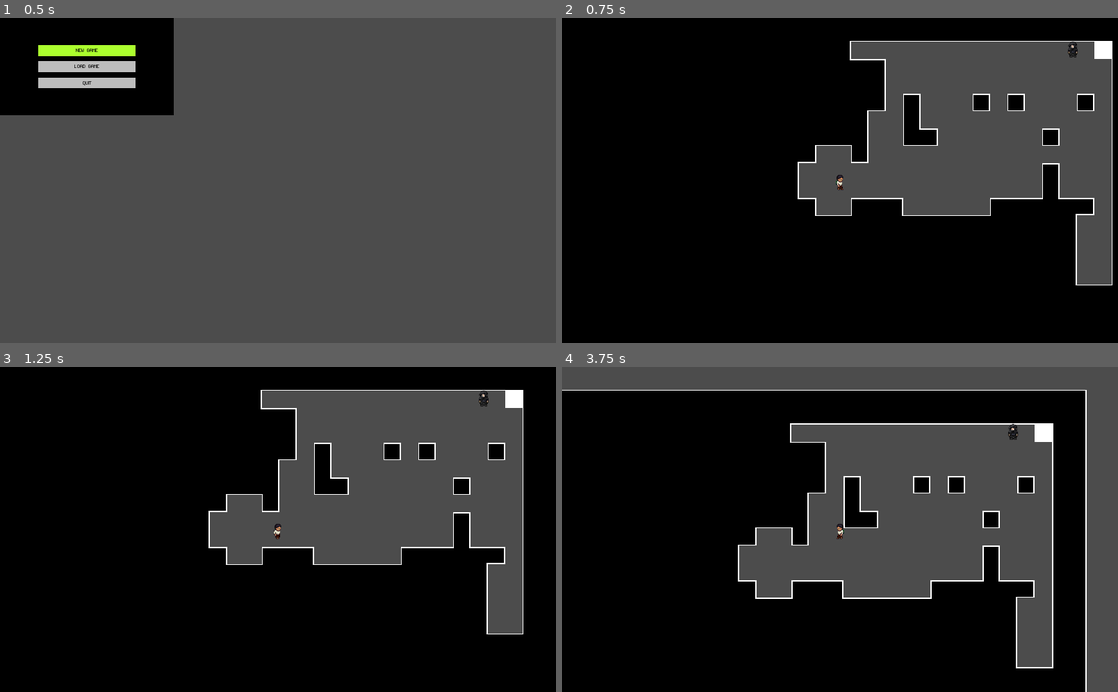
Above: before the commit, frames 1-4 (two rows, left to right).
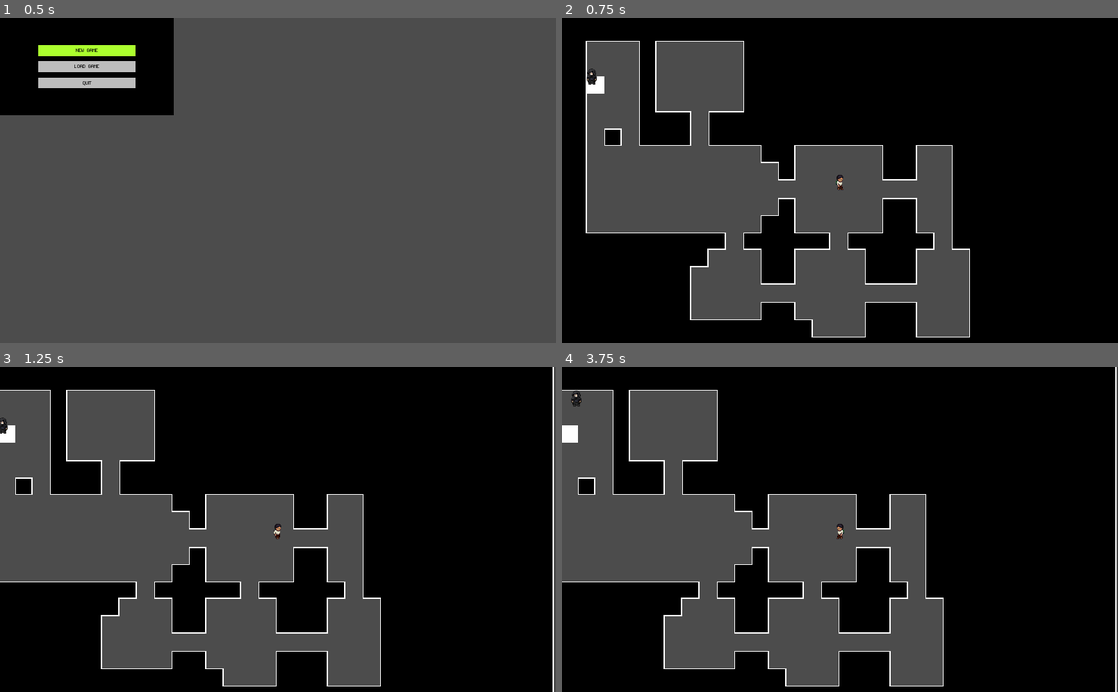
Above: after the commit, the same moments.

Repository: alittek/AC31009-Game
Game: Godot game, scene res://StartScreen.tscn
The game is run twice, just before and just after one commit, with the same random seed, the same clock (stepped at 60 frames per second) and the same inputs.
Inputs:
- Up to frame 1 (0.5 s): no input
- Up to frame 2 (0.75 s): tap Enter at 0.5 s; hold Right (move_right) from 0.53 s (still down); hold Space (interact) from 0.53 s (still down)
- Up to frame 3 (1.25 s): keep holding Right (move_right); keep holding Space (interact)
- Up to frame 4 (3.75 s): release Right (move_right) at 1.28 s; release Space (interact) at 1.28 s; hold Down (move_down) 1.28-2.03 s; tap Space (interact) at 1.35, 2.85 s; hold Right (move_right) 2.03-2.78 s; hold Space (interact) 2.03-2.78 s; hold Up (move_up) 2.78-3.53 s; hold Left (move_left) from 3.53 s (still down); hold Space (interact) from 3.53 s (still down)

Frame 1 is identical in both runs. In frame 2, 49% of the frame differs, in the area x 4-99%, y 7-99%; in frame 3, 49%; in frame 4, 58%, in the area x 0-100%, y 0-100%.

Commit message:
fix so enemy doesn't trigger exit

Diff:
--- a/ExitDoor.gd
+++ b/ExitDoor.gd
@@ -3,4 +3,5 @@
 signal leaving_level
 
 func _on_ExitDoor_body_entered(body):
-	emit_signal("leaving_level")
+	if (body.get_name() == "Player"):
+		emit_signal("leaving_level")
